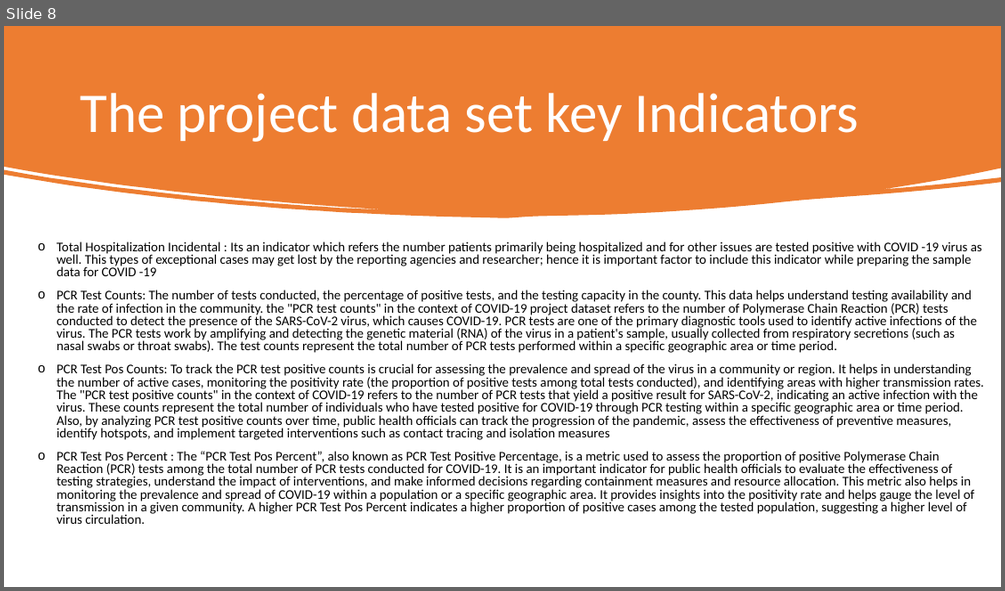
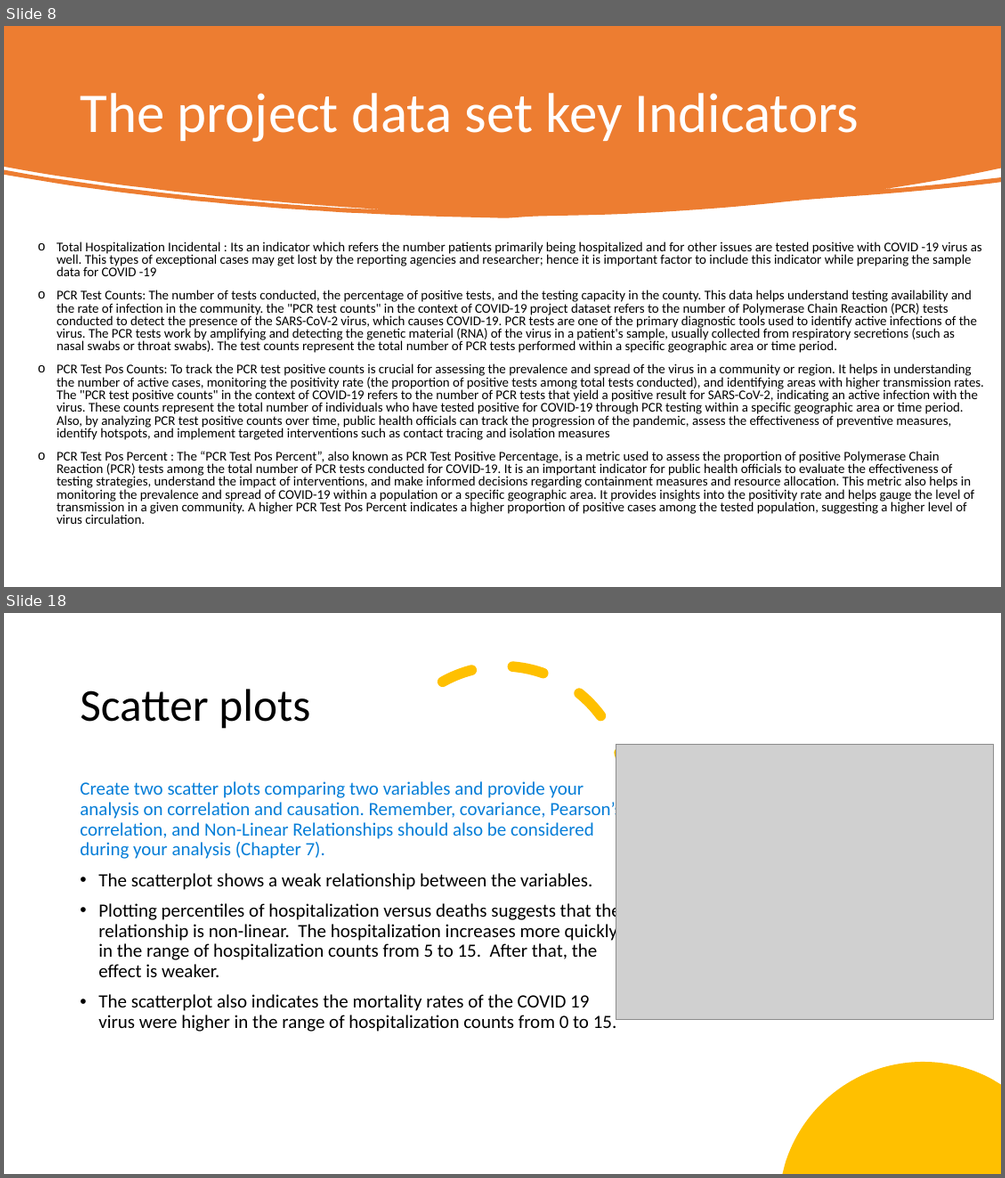
Before and after one commit to santoshgithub100/DSC530_TermEndProject, a slide deck: DC530 Term End Project.pptx. Shown one above the other, each under a label of ours: slide 8 before the commit, slides 8 and 18 after it; the slides between them are not shown. The pictures are 1005x591 and 1005x1178 pixels, drawn with LibreOffice and Linux fonts; fonts in the diff are those of the drawing; grey boxes stand for pictures. Boxes give left, top, right and bottom in pixels: in the first picture for what was removed or moved away, otherwise in the second. Text is boxed around its words. In the diff, an @@ line names an element or a change of style, - is before the commit and + after.

```diff
--- a/DC530 Term End Project.pptx
+++ b/DC530 Term End Project.pptx
@@ slide 18 added at (x1=4, y1=613, x2=1001, y2=1174), background #FFFFFF @@
@@ title added at (x1=80, y1=689, x2=310, y2=729), 44 pt, text #000000 @@
+Scatter plots
@@ arc (boxed as its full ellipse) added at (x1=380, y1=666, x2=624, y2=910), outline #FFC000 10 pt dashed @@
@@ picture added at (x1=615, y1=744, x2=994, y2=1020) @@
@@ text added at (x1=80, y1=781, x2=621, y2=1031), 18 pt, text #000000 @@
+Create two scatter plots comparing two variables and provide your analysis on correlation and causation. Remember, covariance, Pearson’s correlation, and Non-Linear Relationships should also be considered during your analysis (Chapter 7).
+• The scatterplot shows a weak relationship between the variables.
+• Plotting percentiles of hospitalization versus deaths suggests that the relationship is non-linear. The hospitalization increases more quickly in the range of hospitalization counts from 5 to 15. After that, the effect is weaker.
+• The scatterplot also indicates the mortality rates of the COVID 19 virus were higher in the range of hospitalization counts from 0 to 15.
@@ freeform shape added at (x1=783, y1=1062, x2=1001, y2=1174), fill #FFC000 @@
```
Also in this commit, not shown: 7 slides changed, 7 other slides added, 1 slide removed.
